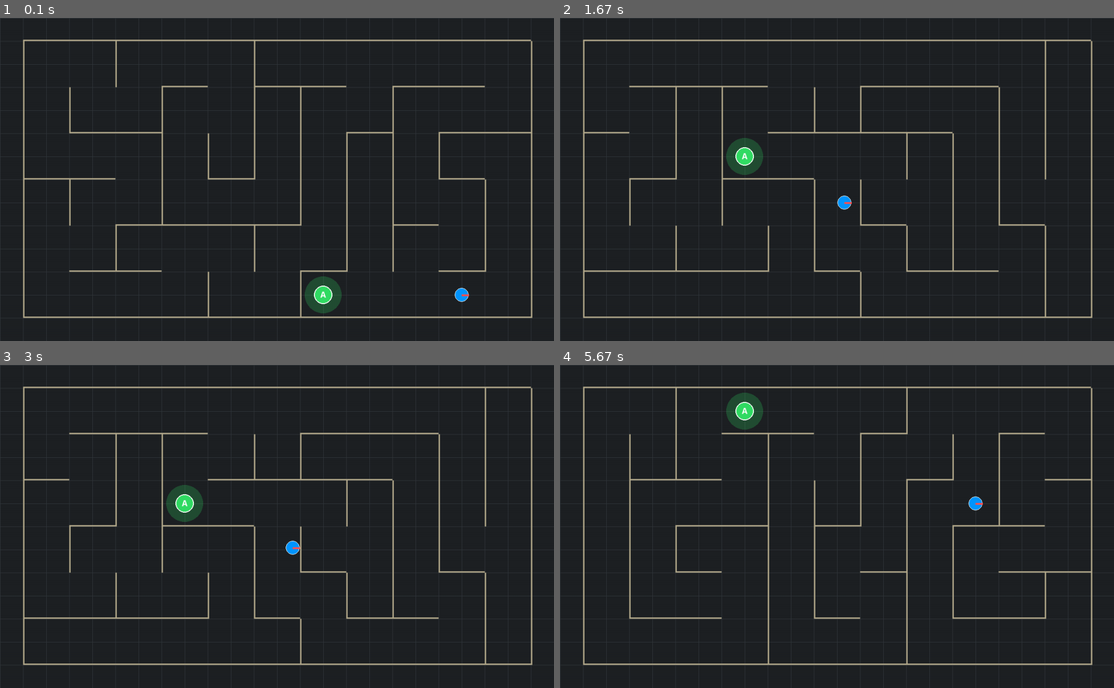
Above: before the commit, frames 1-4 (two rows, left to right).
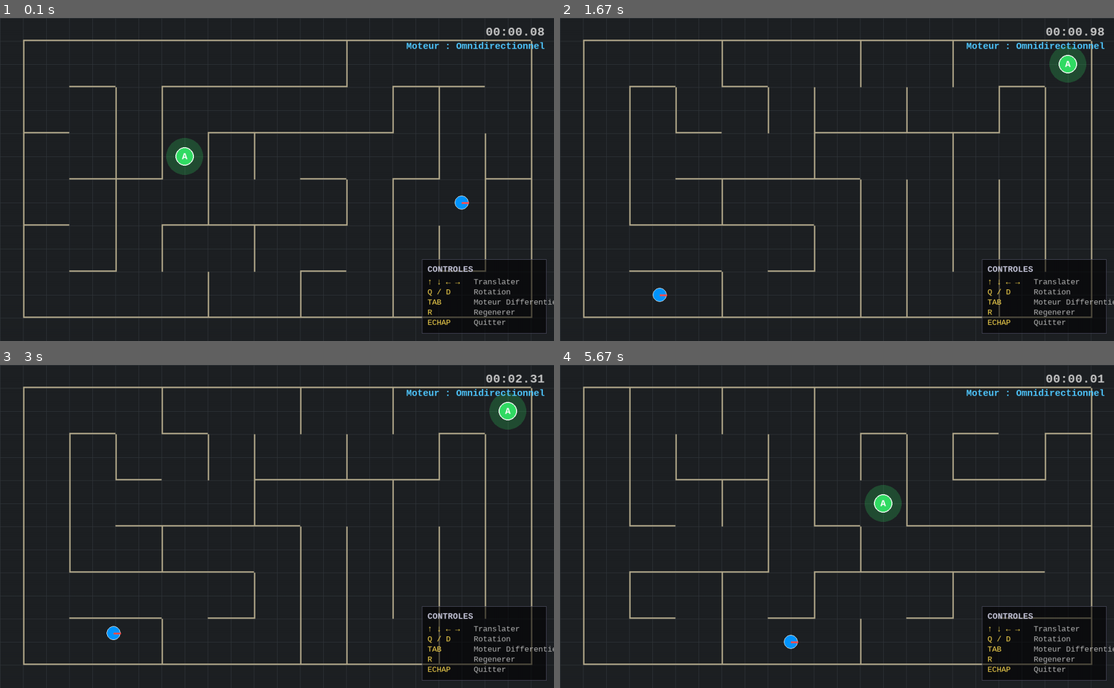
Above: after the commit, the same moments.

Repository: PauloMoq/robotic_s4
Game: pygame game, started from project/02_test_labyrinthe.py
Two runs of this game, one before a commit and one after it. Both use one fixed random seed, a clock stepped at 60 frames per second and the inputs below.
Inputs:
- Up to frame 1 (0.1 s): no input
- Up to frame 2 (1.67 s): tap Tab at 0.33 s; tap R at 0.67 s; hold Up from 1.5 s (still down)
- Up to frame 3 (3 s): release Up at 1.97 s; hold Right 2-2.47 s; hold Left from 2.5 s (still down)
- Up to frame 4 (5.67 s): release Left at 3.03 s; tap R at 3.07, 5.63 s; hold Left 3.73-4.13 s; hold Right 4.57-5.2 s; hold Down 5.23-5.6 s

The runs differ from the first frame. In frame 1, 4.8% of the frame differs, in the area x 4-100%, y 2-98%; in frame 2, 5.0%; in frame 3, 5.0%; in frame 4, 5.2%, in the area x 12-100%, y 2-98%.

Commit message:
feat: main 02 clean + affichage UI + Tab pour changer de Moteur + R pour regénérer en option UI + classe Labyrinthe

Diff:
--- a/project/02_test_labyrinthe.py
+++ b/project/02_test_labyrinthe.py
@@ -2,155 +2,36 @@
 warnings.filterwarnings("ignore", category=UserWarning, module="pygame.pkgdata")
 
 from robot.model.RobotMobile import RobotMobile
-from robot.model.Moteur import MoteurOmnidirectionnel
+from robot.model.Moteur import MoteurOmnidirectionnel, MoteurDifferentiel
 from robot.controler.ControleurPygame import ControleurPygame
 from robot.vue.VuePygame import VuePygame
 from robot.model.Environnement import Environnement
+from robot.model.Labyrinthe import Labyrinthe
 import pygame
 import sys
-import random
-
-# ---------------------------------------------------------------------------
-# Labyrinthe procédural — Recursive Backtracker (DFS)
-#
-# La grille est découpée en cellules. Chaque mur entre deux cellules
-# adjacentes est soit présent soit abattu par l'algorithme DFS.
-# Les murs sont ensuite convertis en segments pour l'Environnement.
-#
-# Coordonnées monde : origine (0,0) au centre, x ∈ [-demi_x, demi_x]
-# ---------------------------------------------------------------------------
 
 WIN_W    = 1200
 WIN_H    = 700
 MARGE_PX = 30
 SCALE    = 50
-CELL     = 2.0    # taille d'une cellule en unités monde
-E        = 0.06   # épaisseur des murs
+CELL     = 2.0
+E        = 0.06
 
-demi_x = (WIN_W / 2 - MARGE_PX) / SCALE   # 11.4
-demi_y = (WIN_H / 2 - MARGE_PX) / SCALE   # 6.4
+demi_x = (WIN_W / 2 - MARGE_PX) / SCALE
+demi_y = (WIN_H / 2 - MARGE_PX) / SCALE
 
-COLS = int(2 * demi_x / CELL)   # 11
-ROWS = int(2 * demi_y / CELL)   # 6
-
-# Coin bas-gauche du labyrinthe en unités monde
-X0 = -COLS * CELL / 2
-Y0 = -ROWS * CELL / 2
-
-
-# ── Algorithme DFS ──────────────────────────────────────────────────────────
-
-def generer_labyrinthe(cols, rows, seed=None):
-    """
-    Recursive Backtracker (DFS iteratif).
-    Retourne un set de murs abattus : {((r1,c1),(r2,c2)), ...}
-    où (r1,c1) et (r2,c2) sont deux cellules voisines sans mur entre elles.
-    """
-    if seed is not None:
-        random.seed(seed)
-
-    visited = [[False]*cols for _ in range(rows)]
-    passages = set()  # paires de cellules connectées (mur abattu)
-
-    def voisins(r, c):
-        for dr, dc in [(-1,0),(1,0),(0,-1),(0,1)]:
-            nr, nc = r+dr, c+dc
-            if 0 <= nr < rows and 0 <= nc < cols and not visited[nr][nc]:
-                yield (nr, nc)
-
-    # Départ aléatoire
-    r0, c0 = random.randint(0, rows-1), random.randint(0, cols-1)
-    stack = [(r0, c0)]
-    visited[r0][c0] = True
-
-    while stack:
-        r, c = stack[-1]
-        vois = list(voisins(r, c))
-        if vois:
-            nr, nc = random.choice(vois)
-            visited[nr][nc] = True
-            # Enregistrer le passage (clé canonique)
-            passages.add((min((r,c),(nr,nc)), max((r,c),(nr,nc))))
-            stack.append((nr, nc))
-        else:
-            stack.pop()
-
-    return passages
-
-
-def cellule_vers_monde(r, c):
-    """Retourne le coin bas-gauche de la cellule (r, c) en coordonnées monde."""
-    x = X0 + c * CELL
-    y = Y0 + (ROWS - 1 - r) * CELL   # r=0 est en haut → y grand
-    return x, y
-
-
-def construire_murs(passages):
-    """
-    Convertit la grille + passages en liste de murs {x, y, w, h}.
-    On génère les murs de bordure + les murs intérieurs non abattus.
-    """
-    murs = []
-
-    def mh(x, y, w):
-        if w > E: murs.append({"x": x, "y": y, "w": w, "h": E})
-
-    def mv(x, y, h):
-        if h > E: murs.append({"x": x, "y": y, "w": E, "h": h})
-
-    # ── Bordures extérieures ────────────────────────────────────────────────
-    larg = COLS * CELL
-    haut = ROWS * CELL
-    mh(X0, Y0,        larg)          # bas
-    mh(X0, Y0 + haut, larg)          # haut
-    mv(X0,        Y0, haut)          # gauche
-    mv(X0 + larg, Y0, haut)          # droite
-
-    # ── Murs intérieurs ─────────────────────────────────────────────────────
-    for r in range(ROWS):
-        for c in range(COLS):
-            cx, cy = cellule_vers_monde(r, c)
-
-            # Mur du BAS de la cellule (entre (r,c) et (r+1,c))
-            # r+1 est la ligne en dessous → en monde c'est cy - CELL
-            if r + 1 < ROWS:
-                cle = (min((r,c),(r+1,c)), max((r,c),(r+1,c)))
-                if cle not in passages:
-                    mh(cx, cy, CELL)
-
-            # Mur de DROITE de la cellule (entre (r,c) et (r,c+1))
-            if c + 1 < COLS:
-                cle = (min((r,c),(r,c+1)), max((r,c),(r,c+1)))
-                if cle not in passages:
-                    mv(cx + CELL, cy, CELL)
-
-    return murs
-
-
-def cellule_aleatoire_unique(exclure=None):
-    while True:
-        r = random.randint(0, ROWS-1)
-        c = random.randint(0, COLS-1)
-        if exclure is None or (r, c) != exclure:
-            return r, c
-
-
-def centre_cellule_monde(r, c):
-    x, y = cellule_vers_monde(r, c)
-    return x + CELL/2, y + CELL/2
-
-
-# ── Main ────────────────────────────────────────────────────────────────────
+COLS = int(2 * demi_x / CELL)
+ROWS = int(2 * demi_y / CELL)
 
 def main():
-    passages = generer_labyrinthe(COLS, ROWS)
-    murs     = construire_murs(passages)
+    laby = Labyrinthe(COLS, ROWS, cell_size=CELL, epaisseur_mur=E)
+    laby.generer()
+    murs = laby.construire_murs()
 
-    # Départ et arrivée aléatoires (cellules différentes)
-    r_dep, c_dep = cellule_aleatoire_unique()
-    r_arr, c_arr = cellule_aleatoire_unique(exclure=(r_dep, c_dep))
-    x_dep, y_dep = centre_cellule_monde(r_dep, c_dep)
-    x_arr, y_arr = centre_cellule_monde(r_arr, c_arr)
+    r_dep, c_dep = laby.cellule_aleatoire()
+    r_arr, c_arr = laby.cellule_aleatoire(exclure=(r_dep, c_dep))
+    x_dep, y_dep = laby.centre_cellule_monde(r_dep, c_dep)
+    x_arr, y_arr = laby.centre_cellule_monde(r_arr, c_arr)
 
     env = Environnement(
         largeur=WIN_W / SCALE,
@@ -162,15 +43,19 @@
     robot      = RobotMobile(x=x_dep, y=y_dep, moteur=MoteurOmnidirectionnel())
     vue        = VuePygame(largeur=WIN_W, hauteur=WIN_H, scale=SCALE)
     controleur = ControleurPygame(robot)
-    clock      = pygame.time.Clock()
-    victoire   = False
-    running    = True
+
+    clock    = pygame.time.Clock()
+    timer    = 0.0
+    victoire = False
+    running  = True
+
+    pygame.display.set_caption("02_test_labyrinthe.py")
 
     print("=== Labyrinthe Procédural (DFS) — Robot Mobile ===")
     print(f"Grille {COLS}×{ROWS}, cellules {CELL} unités")
     print(f"Départ  : cellule ({r_dep},{c_dep})")
     print(f"Arrivée : cellule ({r_arr},{c_arr})")
-    print("Flèches : déplacement  |  Q/D : rotation  |  ECHAP : quitter")
+    print("Flèches : déplacement  |  Q/D : rotation  |  TAB : moteur  |  R : régénérer  |  ECHAP : quitter")
 
     try:
         while running:
@@ -180,12 +65,19 @@
                 if event.type == pygame.KEYDOWN:
                     if event.key == pygame.K_ESCAPE:
                         running = False
-                    # R : régénérer le labyrinthe
                     if event.key == pygame.K_r:
                         main()
                         return
+                    if event.key == pygame.K_TAB:
+                        if hasattr(robot.moteur, 'vx'):
+                            robot.moteur = MoteurDifferentiel()
+                            print("Moteur → Différentiel")
+                        else:
+                            robot.moteur = MoteurOmnidirectionnel()
+                            print("Moteur → Omnidirectionnel")
 
-            dt = clock.tick(60) / 1000.0
+            dt     = clock.tick(60) / 1000.0
+            timer += dt
 
             if not victoire:
                 commande = controleur.lire_commande()
@@ -201,6 +93,9 @@
             vue.dessiner_murs(env)
             vue.dessiner_arrivee(env)
             vue.dessiner_robot(robot)
+            vue.dessiner_timer(timer)
+            vue.dessiner_type_moteur(robot)
+            vue.dessiner_controles(robot, avec_regenerer=True)
 
             if victoire:
                 vue.afficher_victoire()
@@ -214,6 +109,5 @@
         print("Fermeture propre effectuée.")
         sys.exit()
 
-
 if __name__ == "__main__":
     main()
--- /dev/null
+++ b/project/robot/model/Labyrinthe.py
@@ -0,0 +1,149 @@
+import random
+
+# ---------------------------------------------------------------------------
+# Labyrinthe — Recursive Backtracker (DFS)
+#
+# Fournit la génération procédurale du labyrinthe et les utilitaires
+# de conversion entre coordonnées cellule et coordonnées monde.
+#
+# Usage :
+#   laby = Labyrinthe(cols, rows, cell_size=2.0, epaisseur_mur=0.06)
+#   laby.generer(seed=42)
+#   murs    = laby.construire_murs()
+#   x, y    = laby.centre_cellule_monde(r, c)
+#   r, c    = laby.monde_vers_cellule(x, y)
+# ---------------------------------------------------------------------------
+
+
+class Labyrinthe:
+    """
+    Génère un labyrinthe parfait par Recursive Backtracker (DFS itératif).
+
+    Attributs publics après appel à generer() :
+        passages : set de paires canoniques ((r1,c1),(r2,c2)) représentant
+                   les murs abattus (cellules voisines sans mur entre elles).
+        x0, y0   : coin bas-gauche du labyrinthe en coordonnées monde.
+    """
+
+    def __init__(self, cols: int, rows: int,
+                 cell_size: float = 2.0,
+                 epaisseur_mur: float = 0.06):
+        self.cols = cols
+        self.rows = rows
+        self.cell = cell_size
+        self.e    = epaisseur_mur
+
+        # Coin bas-gauche centré sur l'origine
+        self.x0 = -cols * cell_size / 2
+        self.y0 = -rows * cell_size / 2
+
+        self.passages: set = set()
+
+    # ── Génération DFS ───────────────────────────────────────────────────────
+
+    def generer(self, seed=None) -> set:
+        """
+        Lance le Recursive Backtracker et remplit self.passages.
+        Retourne également passages pour usage immédiat.
+        """
+        if seed is not None:
+            random.seed(seed)
+
+        visited  = [[False] * self.cols for _ in range(self.rows)]
+        passages = set()
+
+        def voisins(r, c):
+            for dr, dc in [(-1, 0), (1, 0), (0, -1), (0, 1)]:
+                nr, nc = r + dr, c + dc
+                if 0 <= nr < self.rows and 0 <= nc < self.cols and not visited[nr][nc]:
+                    yield (nr, nc)
+
+        r0 = random.randint(0, self.rows - 1)
+        c0 = random.randint(0, self.cols - 1)
+        stack = [(r0, c0)]
+        visited[r0][c0] = True
+
+        while stack:
+            r, c = stack[-1]
+            vois = list(voisins(r, c))
+            if vois:
+                nr, nc = random.choice(vois)
+                visited[nr][nc] = True
+                passages.add((min((r, c), (nr, nc)), max((r, c), (nr, nc))))
+                stack.append((nr, nc))
+            else:
+                stack.pop()
+
+        self.passages = passages
+        return passages
+
+    # ── Conversion coordonnées ───────────────────────────────────────────────
+
+    def cellule_vers_monde(self, r: int, c: int) -> tuple:
+        """Retourne le coin bas-gauche de la cellule (r, c) en coordonnées monde."""
+        x = self.x0 + c * self.cell
+        y = self.y0 + (self.rows - 1 - r) * self.cell
+        return x, y
+
+    def centre_cellule_monde(self, r: int, c: int) -> tuple:
+        """Retourne le centre de la cellule (r, c) en coordonnées monde."""
+        x, y = self.cellule_vers_monde(r, c)
+        return x + self.cell / 2, y + self.cell / 2
+
+    def monde_vers_cellule(self, x: float, y: float) -> tuple:
+        """Convertit des coordonnées monde en cellule (r, c), clampée à la grille."""
+        c = round((x - self.x0 - self.cell / 2) / self.cell)
+        r = self.rows - 1 - round((y - self.y0 - self.cell / 2) / self.cell)
+        return max(0, min(self.rows - 1, r)), max(0, min(self.cols - 1, c))
+
+    def cellule_aleatoire(self, exclure=None) -> tuple:
+        """Retourne une cellule (r, c) aléatoire, différente de `exclure` si fourni."""
+        while True:
+            r = random.randint(0, self.rows - 1)
+            c = random.randint(0, self.cols - 1)
+            if exclure is None or (r, c) != exclure:
+                return r, c
+
+    # ── Construction des murs ────────────────────────────────────────────────
+
+    def construire_murs(self) -> list:
+        """
+        Convertit la grille et self.passages en liste de murs {x, y, w, h}
+        compatibles avec Environnement.
+        Inclut les bordures extérieures et les murs intérieurs non abattus.
+        """
+        murs = []
+
+        def mh(x, y, w):
+            if w > self.e:
+                murs.append({"x": x, "y": y, "w": w, "h": self.e})
+
+        def mv(x, y, h):
+            if h > self.e:
+                murs.append({"x": x, "y": y, "w": self.e, "h": h})
+
+        larg = self.cols * self.cell
+        haut = self.rows * self.cell
+
+        # Bordures extérieures
+        mh(self.x0, self.y0,        larg)
+        mh(self.x0, self.y0 + haut, larg)
+        mv(self.x0,        self.y0, haut)
+        mv(self.x0 + larg, self.y0, haut)
+
+        # Murs intérieurs
+        for r in range(self.rows):
+            for c in range(self.cols):
+                cx, cy = self.cellule_vers_monde(r, c)
+
+                if r + 1 < self.rows:
+                    cle = (min((r, c), (r + 1, c)), max((r, c), (r + 1, c)))
+                    if cle not in self.passages:
+                        mh(cx, cy, self.cell)
+
+                if c + 1 < self.cols:
+                    cle = (min((r, c), (r, c + 1)), max((r, c), (r, c + 1)))
+                    if cle not in self.passages:
+                        mv(cx + self.cell, cy, self.cell)
+
+        return murs
--- a/project/robot/vue/VuePygame.py
+++ b/project/robot/vue/VuePygame.py
@@ -177,22 +177,24 @@
         surf = font.render(f"Moteur : {label}", True, couleur)
         self.screen.blit(surf, (self.largeur - surf.get_width() - 20, 50))
 
-    def dessiner_controles(self, robot):
+    def dessiner_controles(self, robot, avec_regenerer=False):
         """Panneau des touches en bas à droite, adapté au type de moteur."""
         if robot.moteur is not None and hasattr(robot.moteur, 'vx'):
             lignes = [
                 ("↑ ↓ ← →", "Translater"),
                 ("Q / D", "Rotation"),
                 ("TAB", "Moteur Differentiel"),
-                ("ECHAP", "Quitter"),
             ]
         else:
             lignes = [
                 ("↑ / ↓", "Avancer / Reculer"),
                 ("← / →", "Tourner"),
                 ("TAB", "Moteur Omnidirectionnel"),
-                ("ECHAP", "Quitter"),
             ]
+
+        if avec_regenerer:
+            lignes.append(("R", "Regenerer"))
+        lignes.append(("ECHAP", "Quitter"))
 
         font_titre = pygame.font.SysFont("monospace", 18, bold=True)
         font_ligne = pygame.font.SysFont("monospace", 17)
